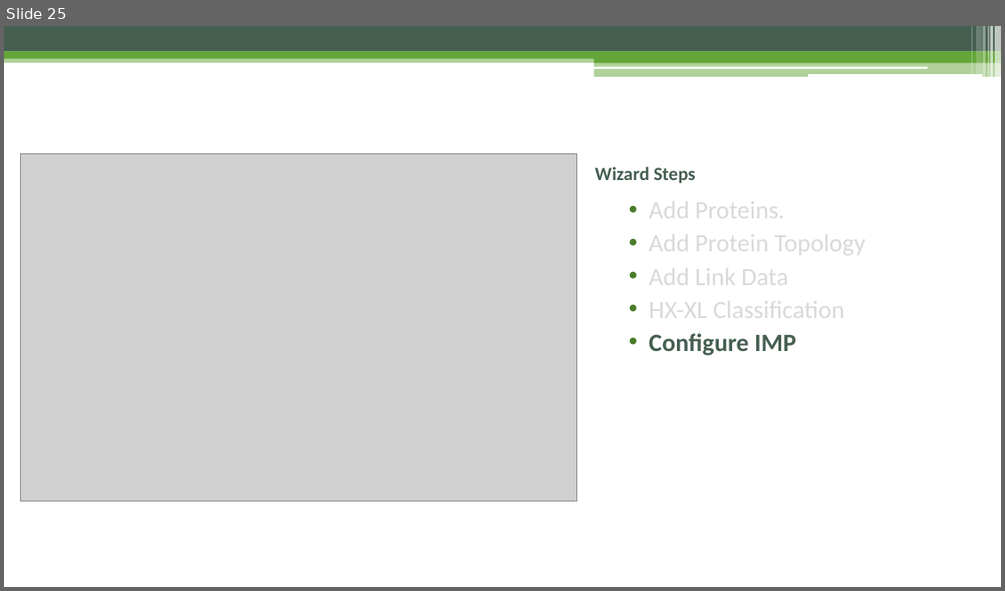
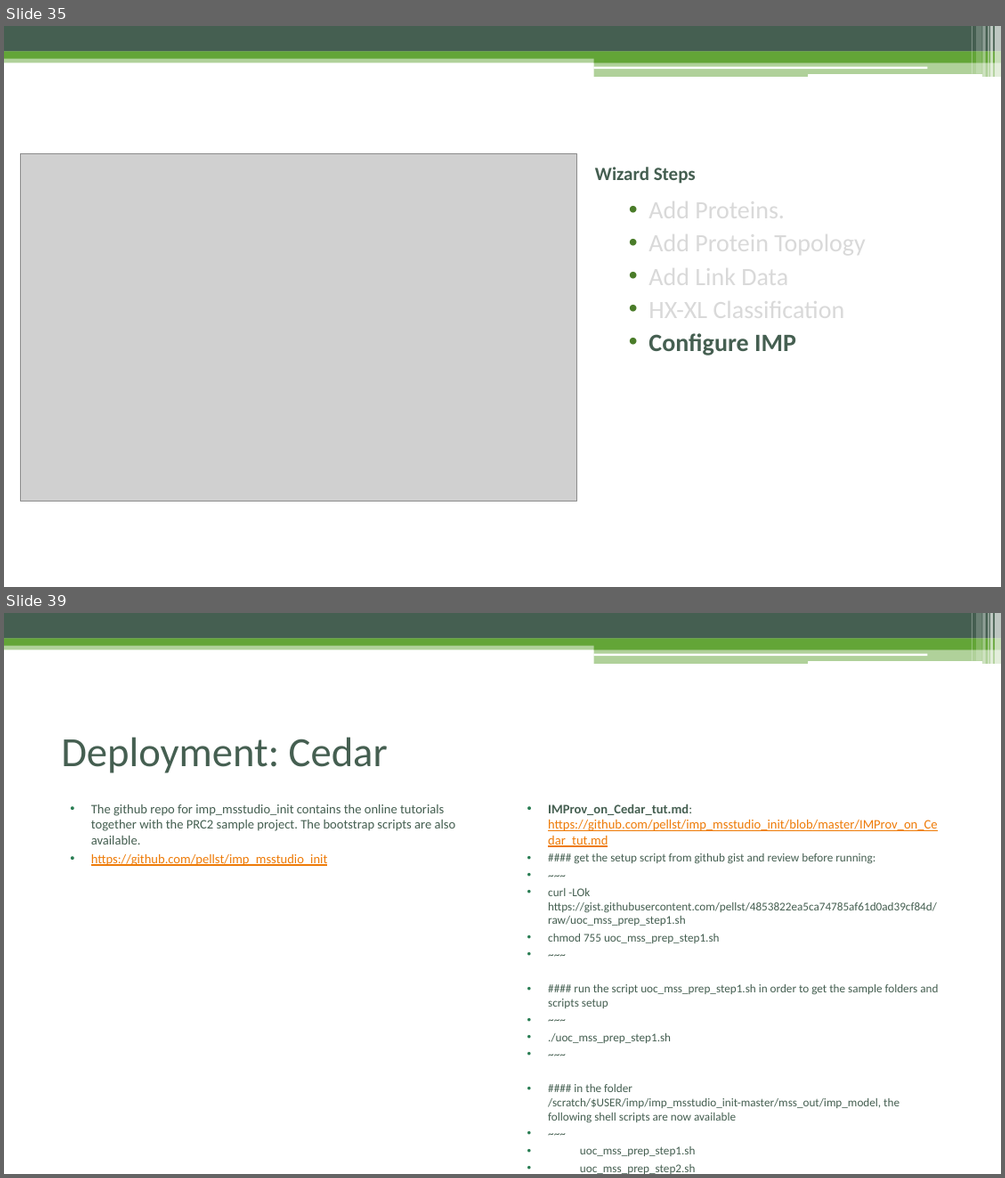
Before and after one commit to pellst/imp_msstudio_init, a slide deck: IMProv_project_prep.pptx. Shown one above the other, each under a label of ours: slide 25 before the commit, slides 35 and 39 after it; the slides between them are not shown. The pictures are 1005x591 and 1005x1178 pixels, drawn with LibreOffice and Linux fonts; fonts in the diff are those of the drawing; grey boxes stand for pictures. Boxes give left, top, right and bottom in pixels: in the first picture for what was removed or moved away, otherwise in the second. Text is boxed around its words. In the diff, an @@ line names an element or a change of style, - is before the commit and + after.

Commit message:
amend IMProv getting started guide

```diff
--- a/IMProv_project_prep.pptx
+++ b/IMProv_project_prep.pptx
@@ slide 39 added at <box>4,613,1001,1174</box>, background #FFFFFF; not listed: 13 template elements that a slide beside it also shows @@
@@ title added at <box>61,737,388,773</box>, 40 pt, text #455F51 @@
+Deployment: Cedar
@@ text added at <box>91,804,456,866</box>, 12.5 pt, text #455F51 @@
+• The github repo for imp_msstudio_init contains the online tutorials together with the PRC2 sample project. The bootstrap scripts are also available.
+• https://github.com/pellst/imp_msstudio_init
@@ text added at <box>548,803,938,1156</box>, 11.2 pt, text #455F51 @@
+• IMProv_on_Cedar_tut.md: https://github.com/pellst/imp_msstudio_init/blob/master/IMProv_on_Cedar_tut.md
+• #### get the setup script from github gist and review before running:
+• ~~~
+• curl -LOk https://gist.githubusercontent.com/pellst/4853822ea5ca74785af61d0ad39cf84d/raw/uoc_mss_prep_step1.sh
+• chmod 755 uoc_mss_prep_step1.sh
+• ~~~
+• #### run the script uoc_mss_prep_step1.sh in order to get the sample folders and scripts setup
+• ~~~
+• ./uoc_mss_prep_step1.sh
+• ~~~
+• #### in the folder /scratch/$USER/imp/imp_msstudio_init-master/mss_out/imp_model, the following shell scripts are now available
+• ~~~
+• uoc_mss_prep_step1.sh
+• uoc_mss_prep_step2.sh
+• uoc_mss_prep_step3.sh
+• ~~~
@@ what was slide 25 is now slide 35 @@
```
Also in this commit, not shown: 6 slides changed, 14 other slides added, 2 slides removed, 1 other file.
